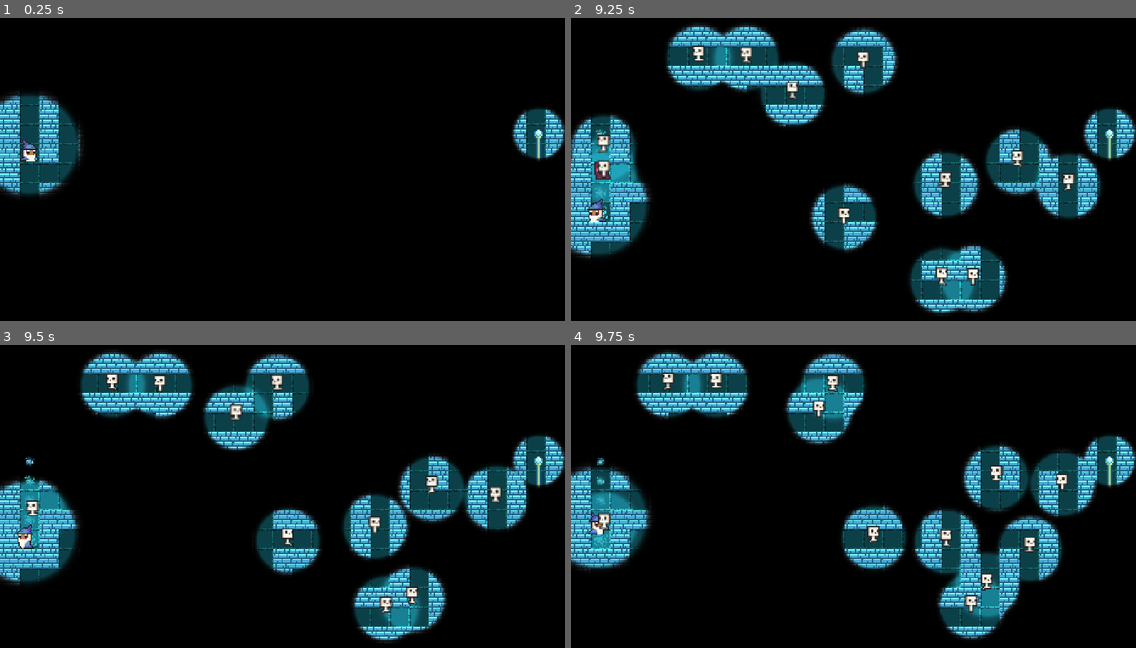
Above: before the commit, frames 1-4 (two rows, left to right).
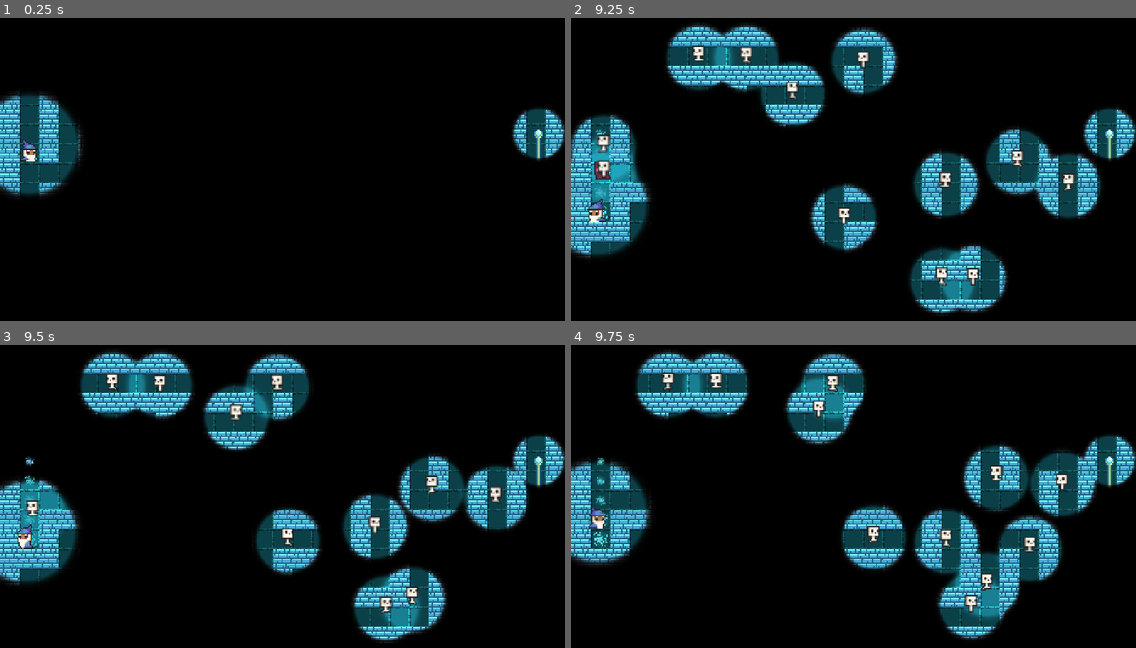
Above: after the commit, the same moments.

Repository: Irtiaz/Lumos
Game: Godot game, scene res://World/world.tscn
Same seed, same stepped clock (60 frames per second), same inputs: the game is played once before the commit and once after it. This scene is started directly instead of the project's main scene.
Inputs (mouse positions are in pixels of both pictures, inside the frame that each line leads up to):
- Up to frame 1 (0.25 s): no input
- Up to frame 2 (9.25 s): move the mouse to (977, 151) at 0.52 s; hold D (move_right) 0.53-1.28 s; click (977, 151) at 0.6 s; move the mouse to (740, 181) at 1.27 s; hold S (move_down) 1.28-2.03 s; click (740, 181) at 1.35 s; move the mouse to (910, 96) at 2.02 s; hold D (move_right) 2.03-2.78 s; click (910, 96) at 2.1 s; move the mouse to (825, 230) at 2.77 s; hold W (move_up) 2.78-3.53 s; click (825, 230) at 2.85 s; move the mouse to (1023, 214) at 3.52 s; hold A (move_left) 3.53-5.03 s; click (1023, 214) at 3.6 s; move the mouse to (684, 117) at 4.27 s; click (684, 117) at 4.35 s; move the mouse to (881, 166) at 5.02 s; hold S (move_down) 5.03-5.78 s; click (881, 166) at 5.1 s; move the mouse to (768, 87) at 5.77 s; hold D (move_right) 5.78-6.53 s; click (768, 87) at 5.85 s; move the mouse to (977, 151) at 6.52 s; hold W (move_up) 6.53-7.28 s; click (977, 151) at 6.6 s; move the mouse to (740, 181) at 7.27 s; hold D (move_right) 7.28-8.03 s; click (740, 181) at 7.35 s; move the mouse to (910, 96) at 8.02 s; hold S (move_down) 8.03-8.78 s; click (910, 96) at 8.1 s; move the mouse to (825, 230) at 8.77 s; hold A (move_left) from 8.78 s (still down); click (825, 230) at 8.85 s
- Up to frame 3 (9.5 s): keep holding A (move_left)
- Up to frame 4 (9.75 s): move the mouse to (1023, 541) at 9.52 s; release A (move_left) at 9.53 s; hold W (move_up) from 9.53 s (still down); click (1023, 541) at 9.6 s

Frames 1-3 are identical in both runs. In frame 4, 1.7% of the frame differs, in the area x 0-14%, y 37-75%.

Commit message:
skelephoton consume logic implemented

Diff:
--- a/Player/player.tscn
+++ b/Player/player.tscn
@@ -84,3 +84,11 @@
 [node name="CollisionShape2D" type="CollisionShape2D" parent="EnemyKillArea"]
 position = Vector2(0, 6)
 shape = SubResource("CircleShape2D_quox4")
+
+[node name="SkeleEatArea" type="Area2D" parent="."]
+collision_layer = 16
+collision_mask = 0
+
+[node name="CollisionShape2D" type="CollisionShape2D" parent="SkeleEatArea"]
+position = Vector2(0, 6)
+shape = SubResource("CircleShape2D_quox4")
--- a/skelephoton/skelephoton.gd
+++ b/skelephoton/skelephoton.gd
@@ -18,3 +18,8 @@
 	var dir = to_local(nav_agent.get_next_path_position()) - to_local($CollisionShape2D.global_position)
 	velocity = dir.normalized() * SPEED * delta
 	move_and_slide()
+
+
+func _on_consume_area_area_entered(area: Area2D) -> void:
+	print("Should consume")
+	queue_free()
--- a/skelephoton/skelephoton.tscn
+++ b/skelephoton/skelephoton.tscn
@@ -33,7 +33,13 @@
 [sub_resource type="CircleShape2D" id="CircleShape2D_mvhlf"]
 radius = 1.0
 
+[sub_resource type="CapsuleShape2D" id="CapsuleShape2D_tj76c"]
+radius = 4.0
+height = 12.0
+
 [node name="skelephoton" type="CharacterBody2D"]
+collision_layer = 0
+collision_mask = 2
 motion_mode = 1
 wall_min_slide_angle = 0.0
 script = ExtResource("1_wi17e")
@@ -52,3 +58,13 @@
 [node name="Glow" parent="." instance=ExtResource("5_7fnle")]
 position = Vector2(0, 2)
 radius = 32.0
+
+[node name="ConsumeArea" type="Area2D" parent="."]
+collision_layer = 0
+collision_mask = 16
+
+[node name="CollisionShape2D" type="CollisionShape2D" parent="ConsumeArea"]
+position = Vector2(0, -1)
+shape = SubResource("CapsuleShape2D_tj76c")
+
+[connection signal="area_entered" from="ConsumeArea" to="." method="_on_consume_area_area_entered"]
Not shown: 1 places in skelephoton/skelephoton.tscn that only renumber resources
